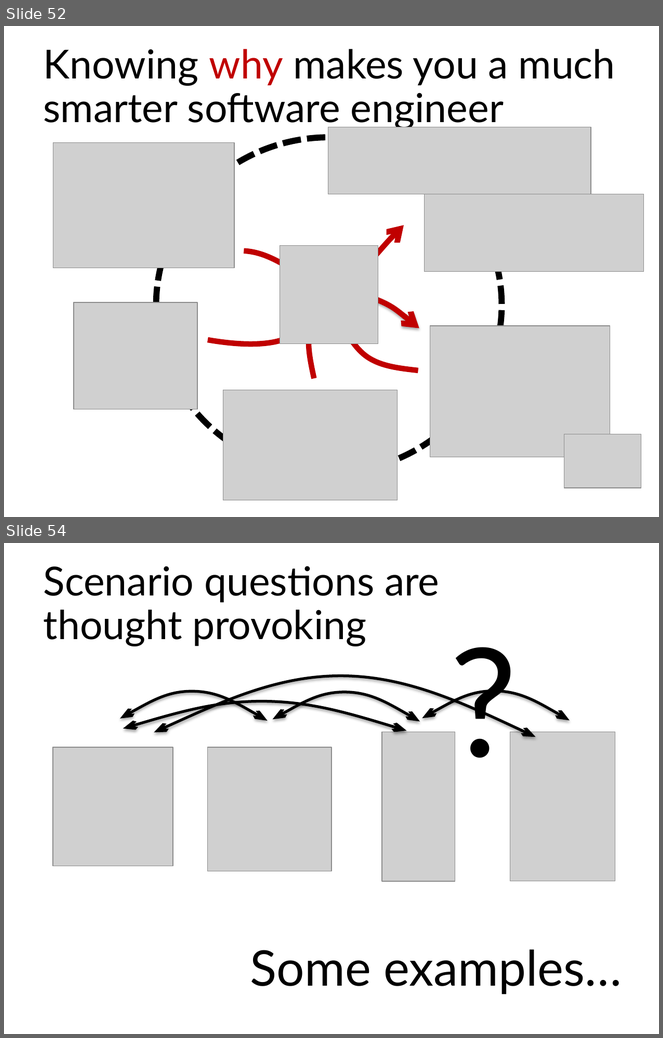
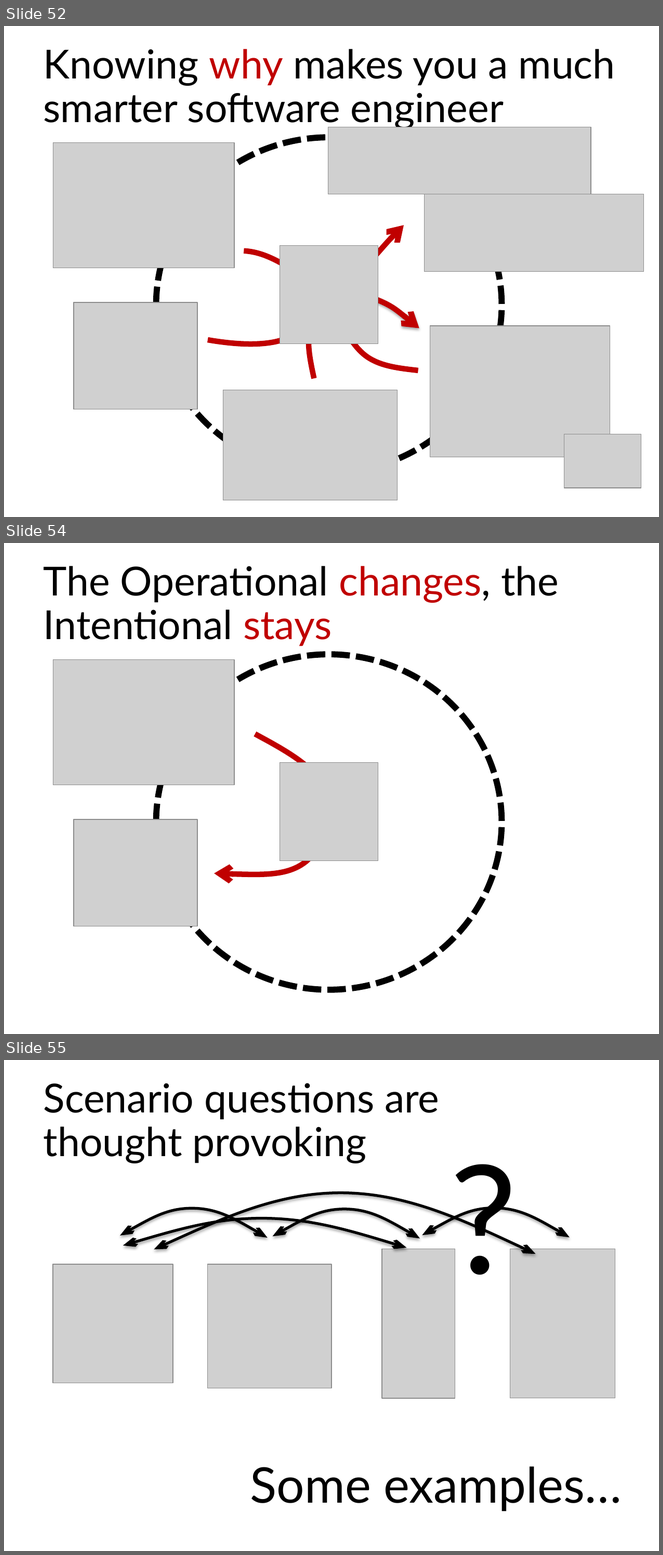
Before and after one commit to blambeau/phd, a slide deck: public-defense/slides.pptx. Shown one above the other, each under a label of ours: slides 52 and 54 before the commit, slides 52, 54 and 55 after it; the slides between them are not shown. The pictures are 663x1038 and 663x1555 pixels, drawn with LibreOffice and Linux fonts; fonts in the diff are those of the drawing; grey boxes stand for pictures. Boxes give left, top, right and bottom in pixels: in the first picture for what was removed or moved away, otherwise in the second. Text is boxed around its words. In the diff, an @@ line names an element or a change of style, - is before the commit and + after.

```diff
--- a/public-defense/slides.pptx
+++ b/public-defense/slides.pptx
@@ slide 54 added at (x1=4, y1=543, x2=659, y2=1034), background #FFFFFF @@
@@ title added at (x1=44, y1=566, x2=559, y2=646), 44 pt, text #000000 @@
+The Operational changes, the Intentional stays
@@ picture added at (x1=53, y1=659, x2=235, y2=785) @@
@@ ellipse added at (x1=156, y1=654, x2=502, y2=990), outline #000000 6.75 pt dashed @@
@@ freeform shape added at (x1=214, y1=734, x2=332, y2=876), outline #C00000 6 pt @@
@@ picture added at (x1=280, y1=763, x2=378, y2=861) @@
@@ picture added at (x1=74, y1=820, x2=197, y2=926) @@
@@ what was slide 54 is now slide 55 @@
```
Also in this commit, not shown: 2 slides changed, 3 other slides added.
